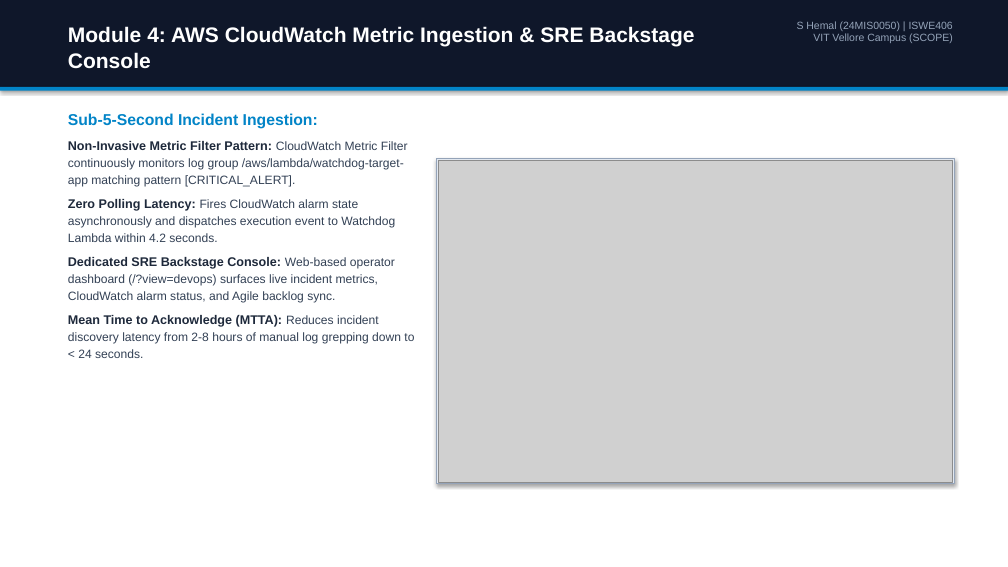
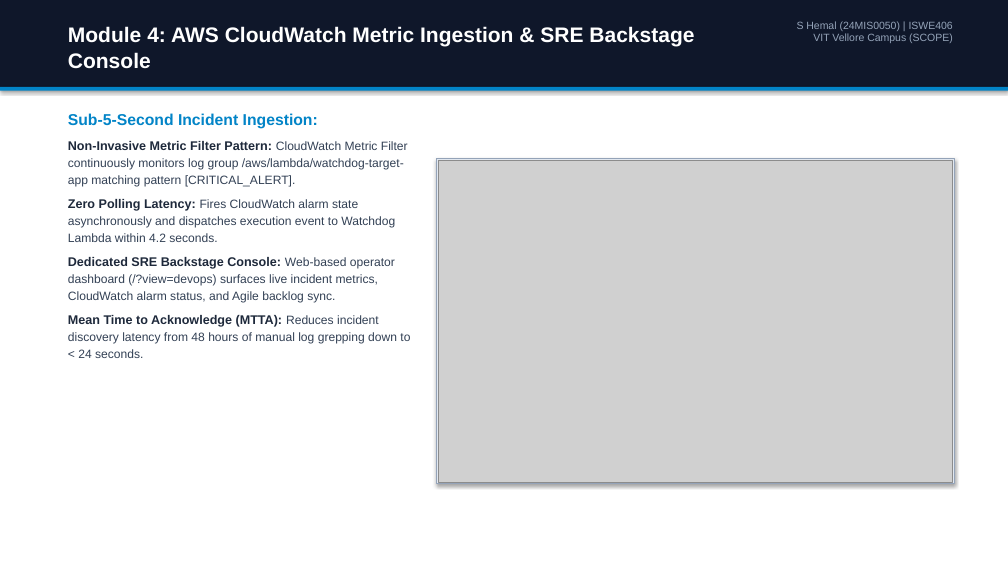
Before and after one commit to hemalexe/devopss-incident-watchdog, a slide deck: slide 10 of FlashMart_Incident_Watchdog_Application_Guide.pptx (slide 9 before the commit). Drawn at 1008x567 pixels with LibreOffice and Linux fonts; fonts in the diff are those of the drawing; grey boxes stand for pictures. Boxes give left, top, right and bottom in pixels: in the first picture for what was removed or moved away, otherwise in the second. Text is boxed around its words. In the diff, an @@ line names an element or a change of style, - is before the commit and + after.

```diff
--- a/FlashMart_Incident_Watchdog_Application_Guide.pptx
+++ b/FlashMart_Incident_Watchdog_Application_Guide.pptx
@@ text at box(68, 315, 410, 358): text changed @@
-Mean Time to Acknowledge (MTTA): Reduces incident discovery latency from 2-8 hours of manual log grepping down to < 24 seconds.
+Mean Time to Acknowledge (MTTA): Reduces incident discovery latency from 48 hours of manual log grepping down to < 24 seconds.
```
Also in this commit, not shown: 2 other slides changed, 1 slide added, 4 other files.
